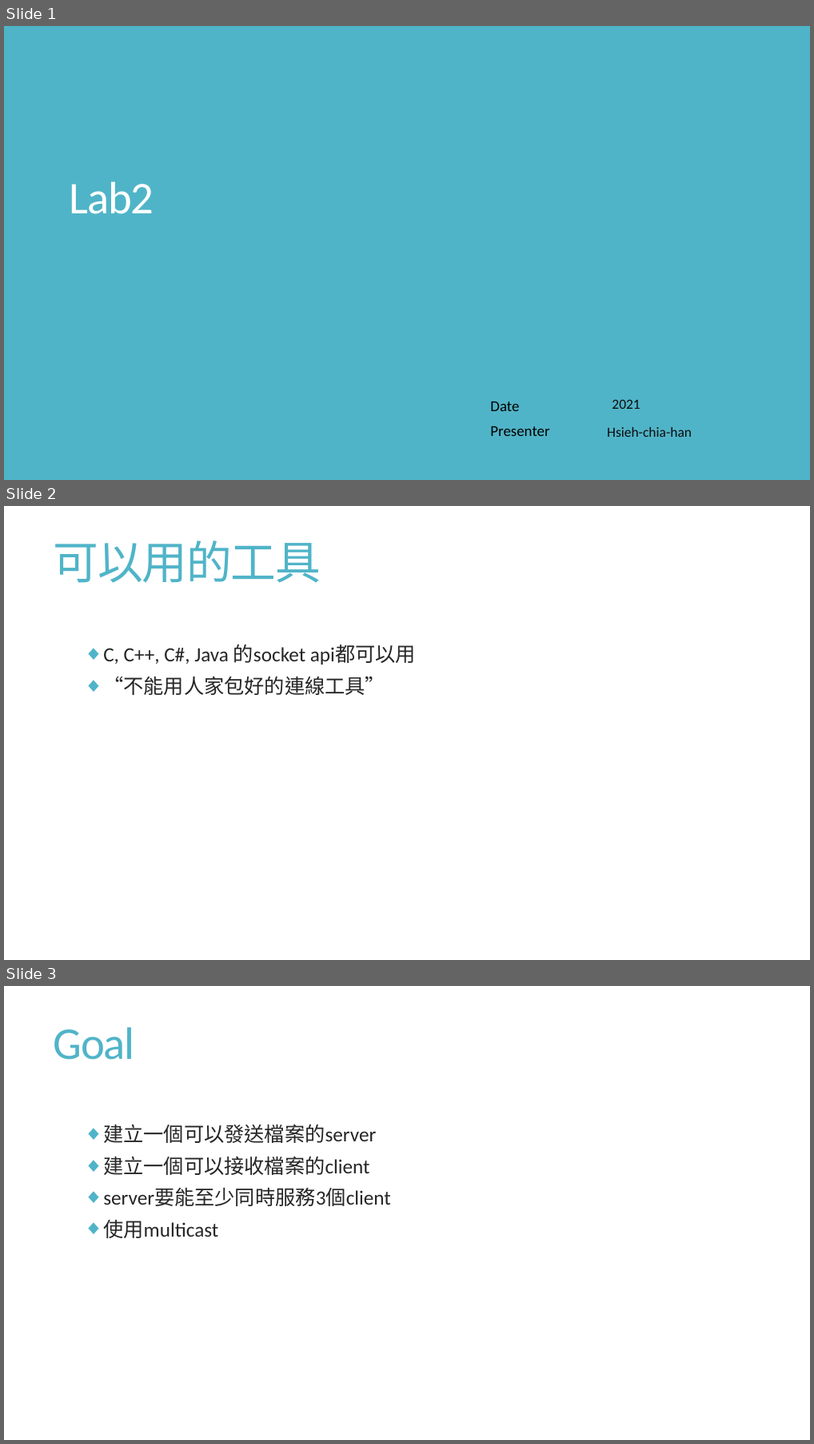
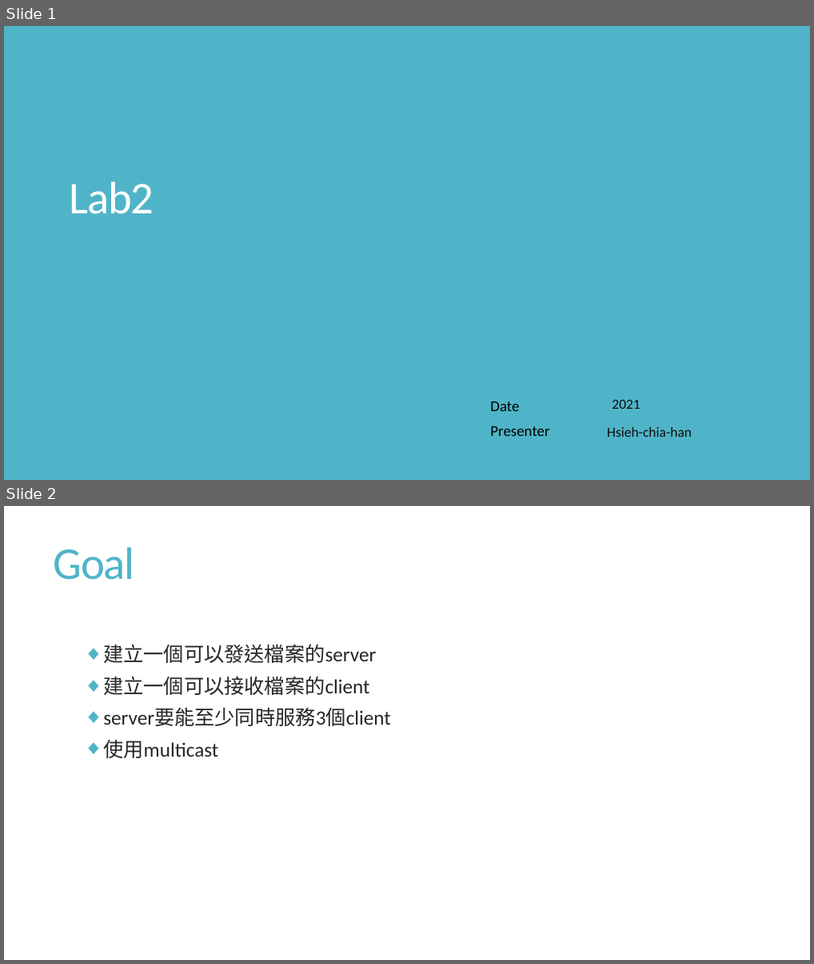
Before and after one commit to BebeShen/NCKU_Course-ComputerCommunication, a slide deck: LABs/lab2/Lab2_introduction.pptx. Shown one above the other, each under a label of ours: slides 1, 2 and 3 before the commit, slides 1 and 2 after it. The pictures are 814x1444 and 814x964 pixels, drawn with LibreOffice and Linux fonts; fonts in the diff are those of the drawing. Boxes give left, top, right and bottom in pixels: in the first picture for what was removed or moved away, otherwise in the second. Text is boxed around its words. In the diff, an @@ line names an element or a change of style, - is before the commit and + after.

```diff
--- a/LABs/lab2/Lab2_introduction.pptx
+++ b/LABs/lab2/Lab2_introduction.pptx
@@ slide 2 removed at <box>4,506,810,960</box>, background #FFFFFF @@
@@ title removed at <box>54,540,321,583</box> @@
-可以用的工具
@@ text removed at <box>103,644,416,695</box> @@
-◆ C, C++, C#, Java 的socket api都可以用
-◆ “不能用人家包好的連線工具”
@@ what was slide 3 is now slide 2 @@
```
Also in this commit, not shown: 4 slides changed, 1 slide added, 7 other files.
